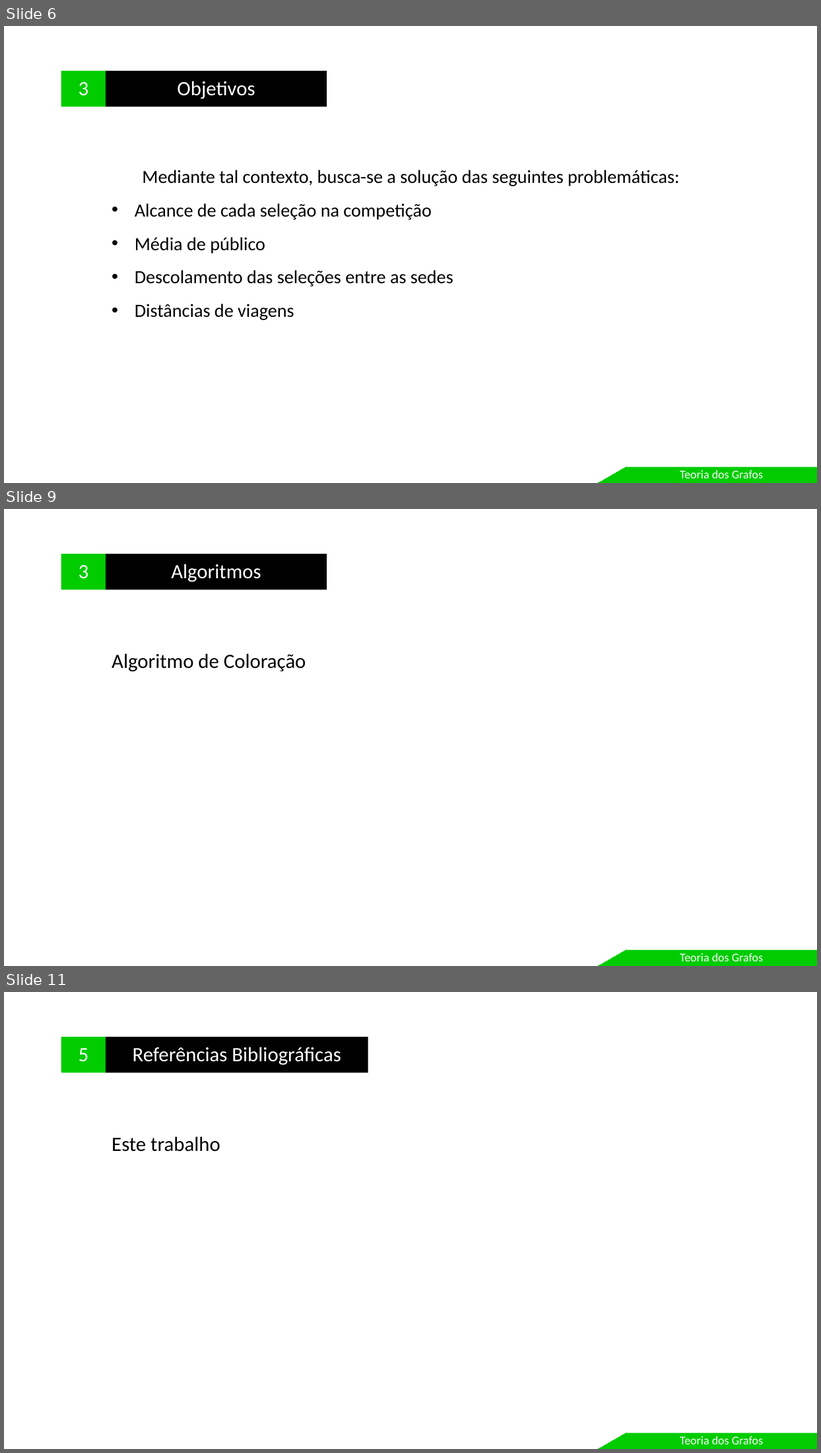
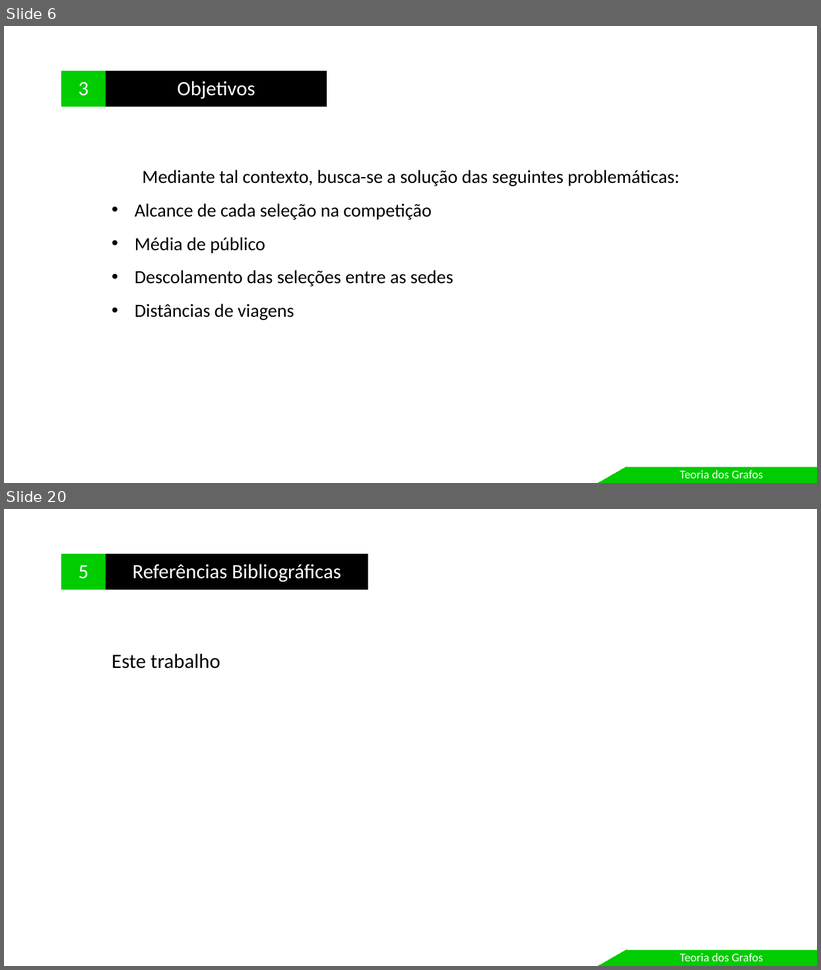
Before and after one commit to leandroungari/fctpp-grafos-sistema, a slide deck: apresentacao/Apresentacao.pptx. Shown one above the other, each under a label of ours: slides 6, 9 and 11 before the commit, slides 6 and 20 after it; the slides between them are not shown. The pictures are 821x1453 and 821x970 pixels, drawn with LibreOffice and Linux fonts; fonts in the diff are those of the drawing. Boxes give left, top, right and bottom in pixels: in the first picture for what was removed or moved away, otherwise in the second. Text is boxed around its words. In the diff, an @@ line names an element or a change of style, - is before the commit and + after.

```diff
--- a/apresentacao/Apresentacao.pptx
+++ b/apresentacao/Apresentacao.pptx
@@ slide 9 removed at [4, 509, 817, 966], background #FFFFFF @@
@@ rectangle removed at [61, 553, 106, 590] @@
-3
@@ rectangle removed at [106, 553, 327, 590] @@
-Algoritmos
@@ subtitle removed at [112, 654, 306, 672] @@
-Algoritmo de Coloração
@@ freeform shape removed at [598, 951, 626, 966] @@
@@ rectangle removed at [626, 951, 817, 966] @@
-Teoria dos Grafos
@@ what was slide 11 is now slide 20 @@
```
Also in this commit, not shown: 3 slides changed, 11 slides added, 1 other slide removed, 11 other files.
